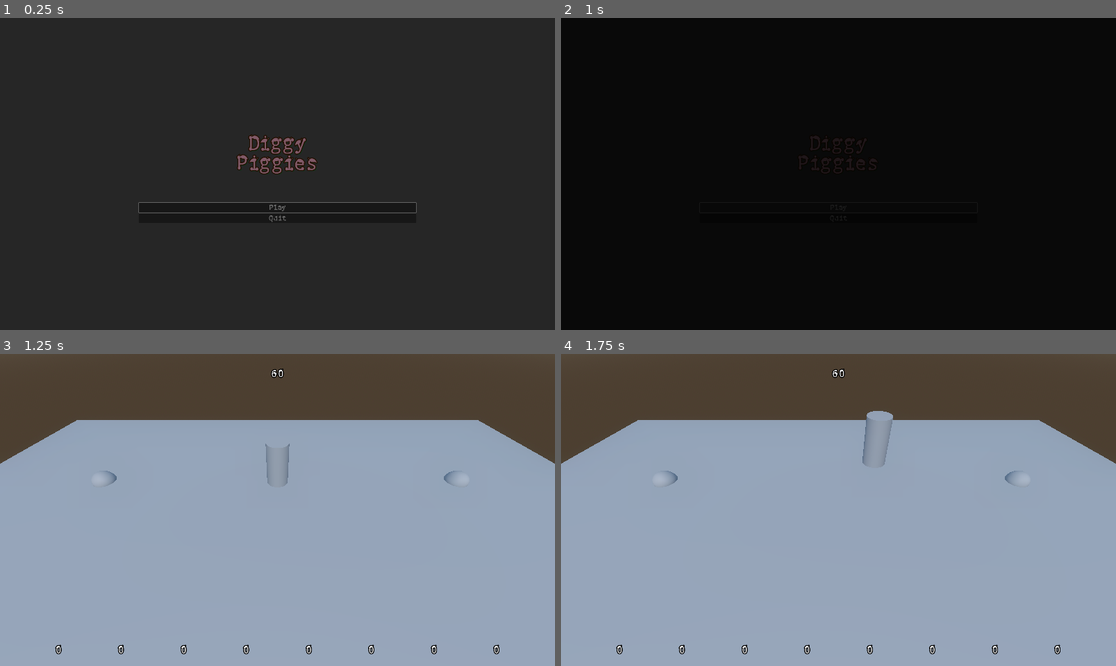
Above: before the commit, frames 1-4 (two rows, left to right).
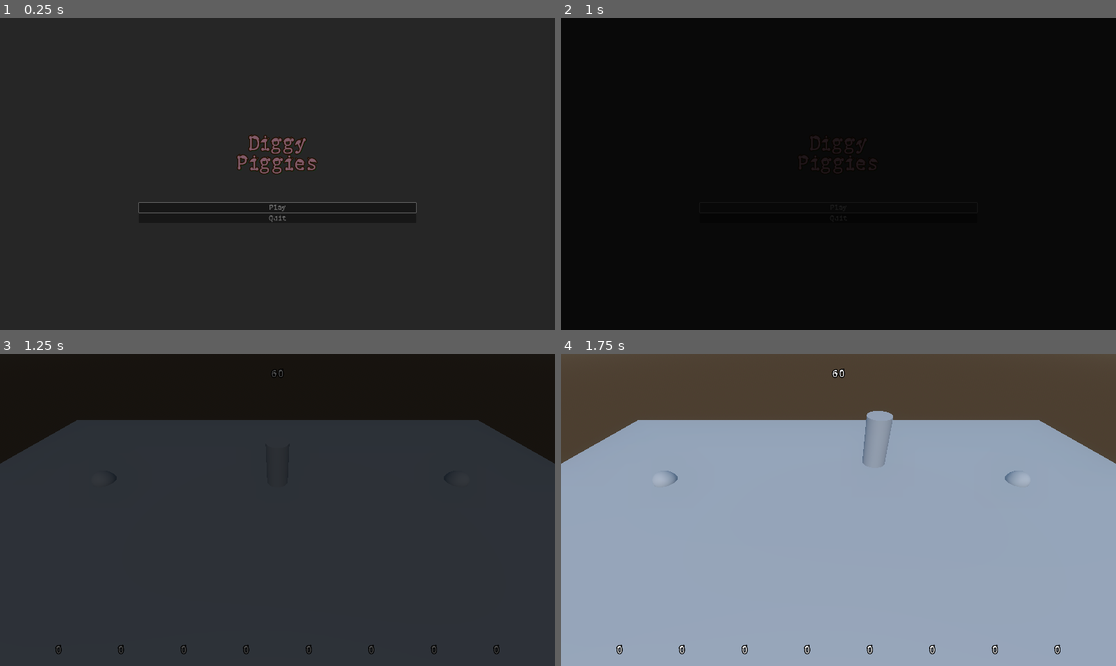
Above: after the commit, the same moments.

Repository: 80hdgames/GGJ-2023
Game: Godot game, scene res://Scenes/Start.tscn
Same seed, same stepped clock (60 frames per second), same inputs: the game is played once before the commit and once after it.
Inputs:
- Up to frame 1 (0.25 s): no input
- Up to frame 2 (1 s): click "Play" at 0.5 s
- Up to frame 3 (1.25 s): no input
- Up to frame 4 (1.75 s): tap Enter (ui_accept) at 1.25, 1.52 s; hold Right (ui_right) from 1.28 s (still down); tap Shift (desktop1_boost) at 1.35 s

Frames 1-2 are identical in both runs. In frame 3, 100% of the frame differs, in the area x 0-100%, y 0-100%; in frame 4, nothing differs.

Commit message:
Added FadeIn prefab to Game scene
-smooths transition from previous scene

Diff:
--- a/GGJ-2023-Project/Scenes/Game.tscn
+++ b/GGJ-2023-Project/Scenes/Game.tscn
@@ -1,10 +1,11 @@
-[gd_scene load_steps=11 format=3 uid="uid://m1clf7q8nrjd"]
+[gd_scene load_steps=12 format=3 uid="uid://m1clf7q8nrjd"]
 
 [ext_resource type="PackedScene" uid="uid://ba1ip7dc01xlf" path="res://Scenes/Prefabs/UI/HUDGame.tscn" id="1_ilrfp"]
 [ext_resource type="PackedScene" uid="uid://bou4ngtp43bpc" path="res://Scenes/Prefabs/Piggy.tscn" id="1_j5dkk"]
 [ext_resource type="PackedScene" uid="uid://b5kcutihe3ru8" path="res://Scenes/Prefabs/Sun.tscn" id="1_vrxkk"]
 [ext_resource type="PackedScene" uid="uid://ccguwpdl7fqdl" path="res://Scenes/Prefabs/Potato.tscn" id="4_15uk7"]
 [ext_resource type="Script" path="res://Scripts/Audio/PlayMusic.gd" id="5_o0qro"]
+[ext_resource type="PackedScene" uid="uid://cf4v6hf24f6ip" path="res://Scenes/Prefabs/UI/FadeIn.tscn" id="6_v7mvj"]
 
 [sub_resource type="PlaneMesh" id="PlaneMesh_0go0d"]
 size = Vector2(30, 15)
@@ -64,3 +65,5 @@
 [node name="PlayMusic" type="Node" parent="."]
 script = ExtResource("5_o0qro")
 type = 0
+
+[node name="ColorRect" parent="." instance=ExtResource("6_v7mvj")]
